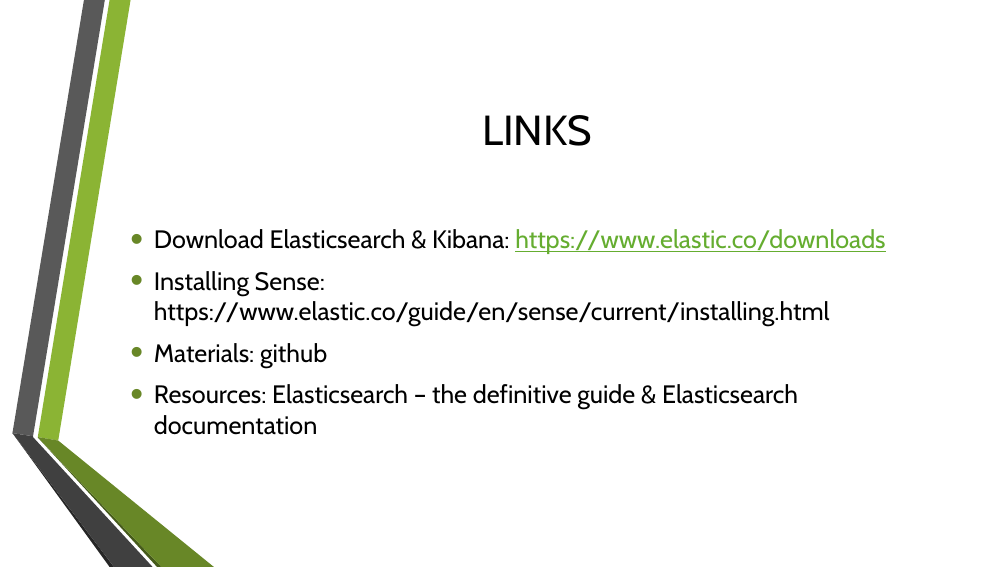
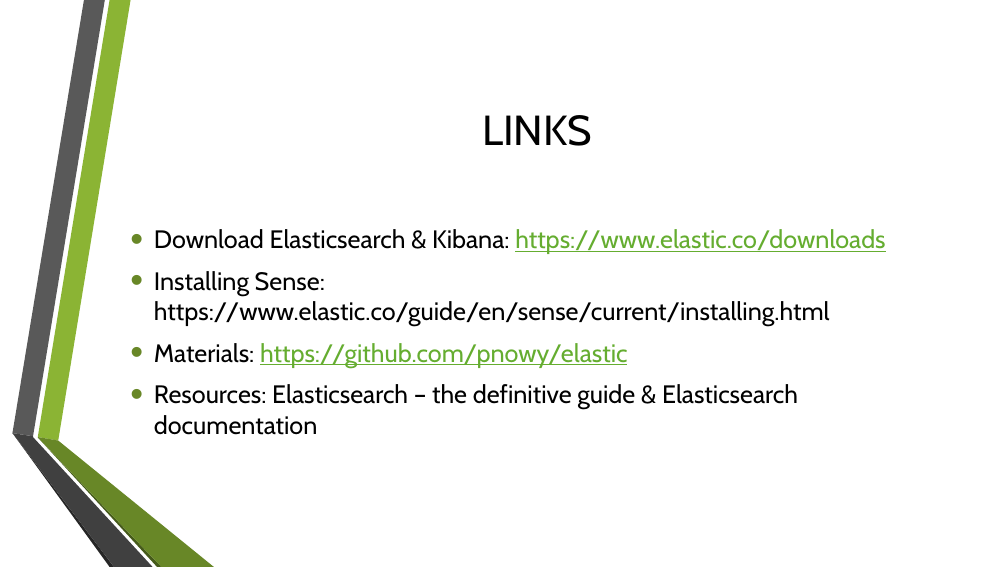
Before and after one commit to pnowy/elastic, a slide deck: slide 26 of etc/elastic.pptx (slide 21 before the commit). Drawn at 1008x567 pixels with LibreOffice and Linux fonts; fonts in the diff are those of the drawing; background and template pictures are left out. Boxes give left, top, right and bottom in pixels: in the first picture for what was removed or moved away, otherwise in the second. Text is boxed around its words. In the diff, an @@ line names an element or a change of style, - is before the commit and + after.

Commit message:
training materials

```diff
--- a/etc/elastic.pptx
+++ b/etc/elastic.pptx
@@ text at (154,343,627,368): text changed; text colour #000000 to #65AD30 @@
-• Materials: github
+• Materials: https://github.com/pnowy/elastic
```
Also in this commit, not shown: 3 other slides changed, 9 slides added, 4 slides removed, 10 other files.
